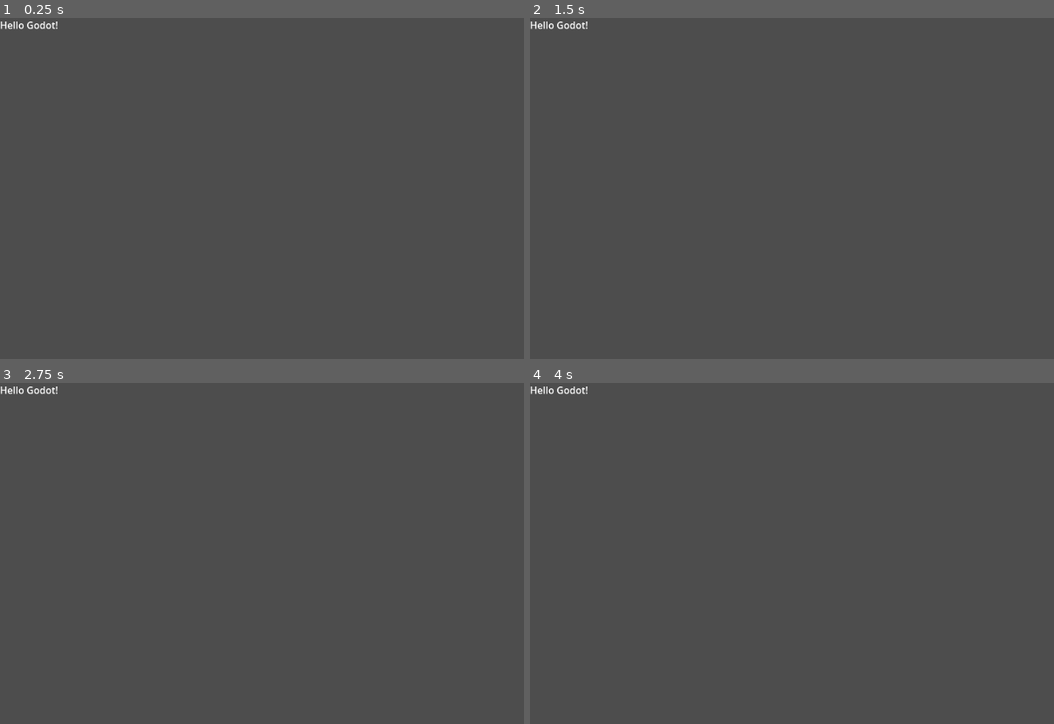
Above: before the commit, frames 1-4 (two rows, left to right).
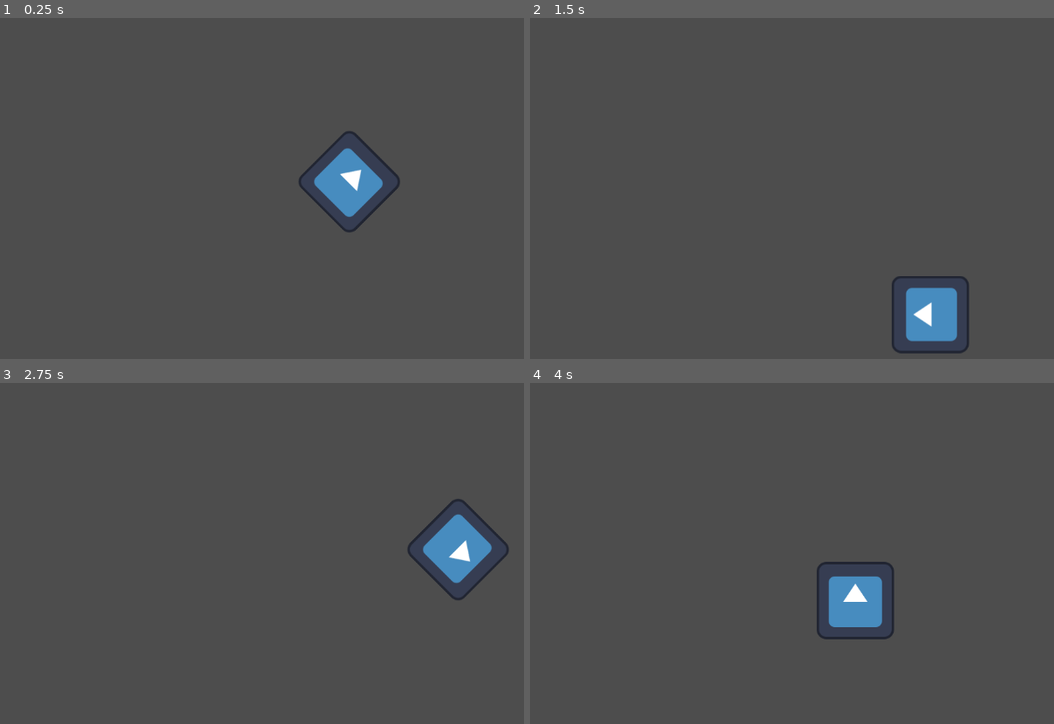
Above: after the commit, the same moments.

Repository: Yabby1997/MyFirstGodot
Game: Godot game, scene res://Scenes/sprite_2d.tscn
The game is run twice, just before and just after one commit, with the same random seed, the same clock (stepped at 60 frames per second) and the same inputs. Before the commit the project starts from res://Scenes/label.tscn. The engine's default icon, where the game draws it, is replaced by a stand-in: a white triangle on a blue panel in a dark square.
Inputs:
- Up to frame 1 (0.25 s): no input
- Up to frame 2 (1.5 s): no input
- Up to frame 3 (2.75 s): no input
- Up to frame 4 (4 s): no input

The runs differ from the first frame. In frame 1, 2.1% of the frame differs, in the area x 0-77%, y 1-63%; in frame 2, 2.2%; in frame 3, 2.2%, in the area x 0-98%, y 1-64%; in frame 4, 2.1%.

Commit message:
Set Sprite as main scene

Diff:
--- a/project.godot
+++ b/project.godot
@@ -11,7 +11,7 @@
 [application]
 
 config/name="MyFirstGodot"
-run/main_scene="res://Scenes/label.tscn"
+run/main_scene="res://Scenes/sprite_2d.tscn"
 config/features=PackedStringArray("4.3", "Mobile")
 config/icon="res://Resources/icon.svg"
 
